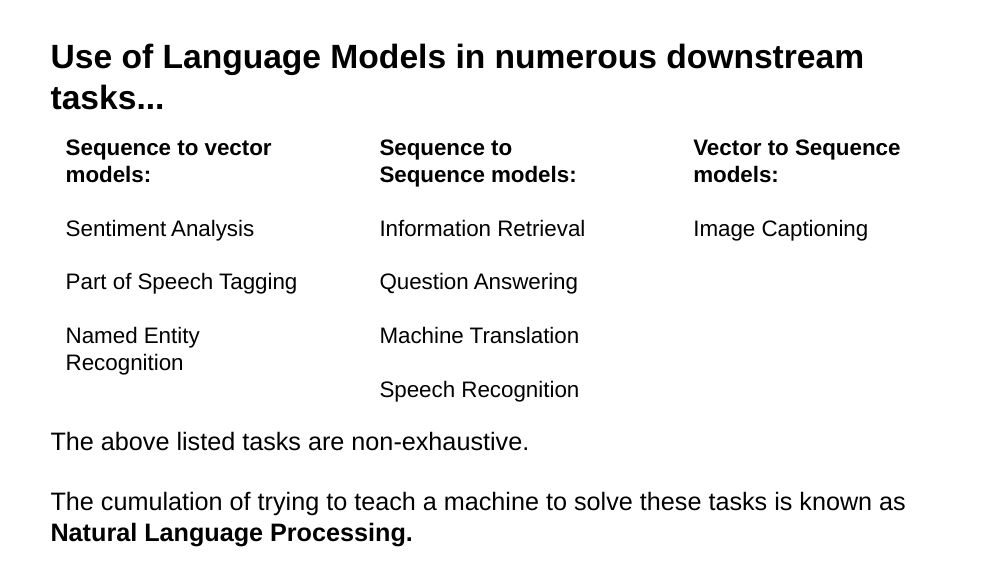
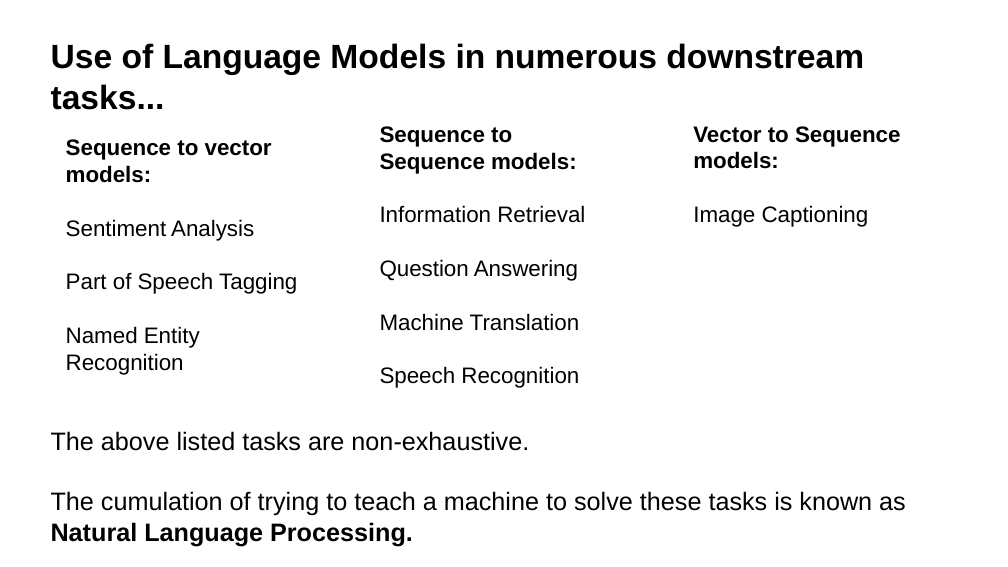
Before and after one commit to Benjamintdk/ML201, a slide deck: slide 6 of Natural Language Processing/Lesson 5_ Natural Language Processing Part 1.pptx. Drawn at 1008x567 pixels with LibreOffice and Linux fonts; fonts in the diff are those of the drawing. Boxes give left, top, right and bottom in pixels: in the first picture for what was removed or moved away, otherwise in the second. Text is boxed around its words. In the diff, an @@ line names an element or a change of style, - is before the commit and + after.

```diff
--- a/Natural Language Processing/Lesson 5_ Natural Language Processing Part 1.pptx
+++ b/Natural Language Processing/Lesson 5_ Natural Language Processing Part 1.pptx
@@ text "Sequence to Sequence models:": place and size @@
-text "Sequence to Sequence models:" at [380,139,585,402]
+text "Sequence to Sequence models:" at [380,126,585,388]
@@ text "Vector to Sequence models:": place and size @@
-text "Vector to Sequence models:" at [693,139,901,241]
+text "Vector to Sequence models:" at [693,126,901,227]
```
Also in this commit, not shown: 5 other slides changed.
